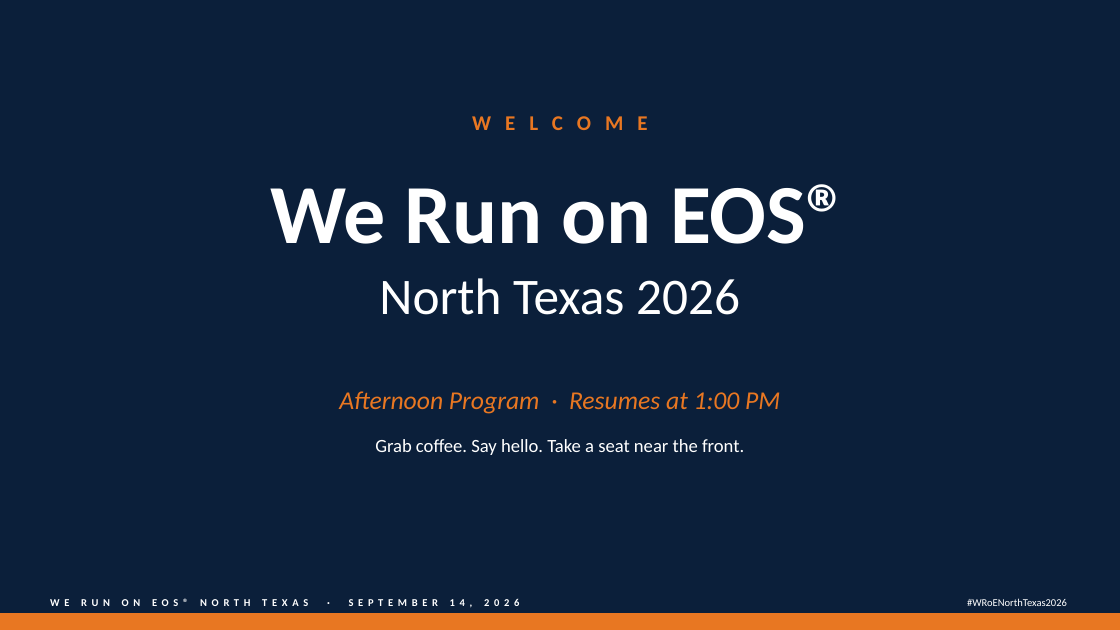
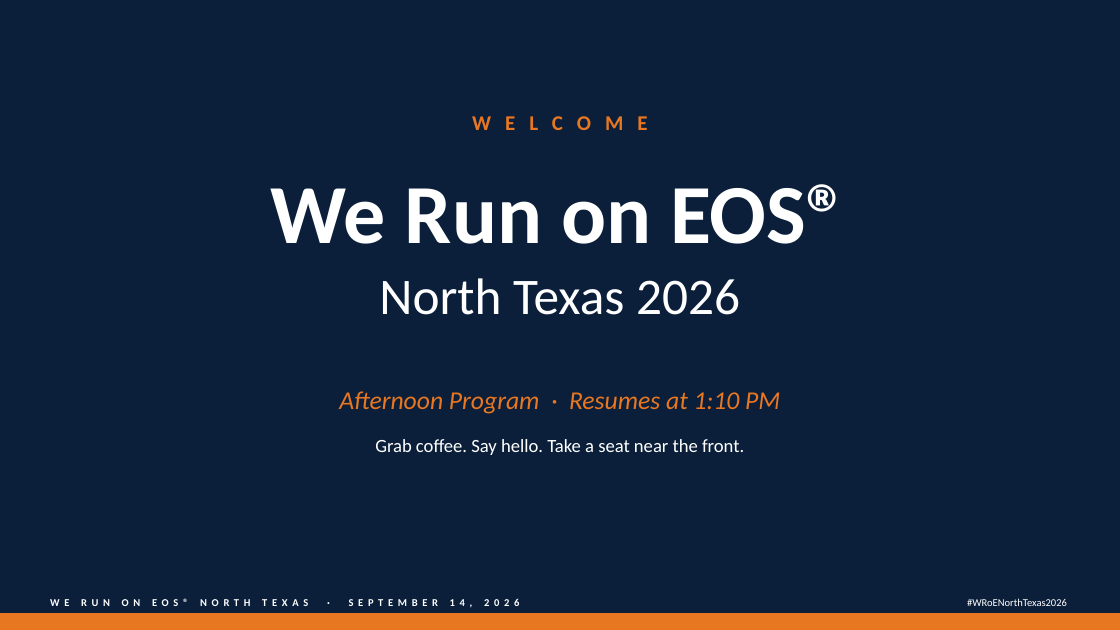
Before and after one commit to TicoRicoRay/wroe-dallas-2026, a slide deck: slide 1 of deliverables/deck/Deck.pptx. Drawn at 1120x630 pixels with LibreOffice and Linux fonts; fonts in the diff are those of the drawing. Boxes give left, top, right and bottom in pixels: in the first picture for what was removed or moved away, otherwise in the second. Text is boxed around its words. In the diff, an @@ line names an element or a change of style, - is before the commit and + after.

```diff
--- a/deliverables/deck/Deck.pptx
+++ b/deliverables/deck/Deck.pptx
@@ text at bbox=[339, 391, 780, 414]: text changed @@
-Afternoon Program · Resumes at 1:00 PM
+Afternoon Program · Resumes at 1:10 PM
```
Also in this commit, not shown: 7 other slides changed, 10 other files.
